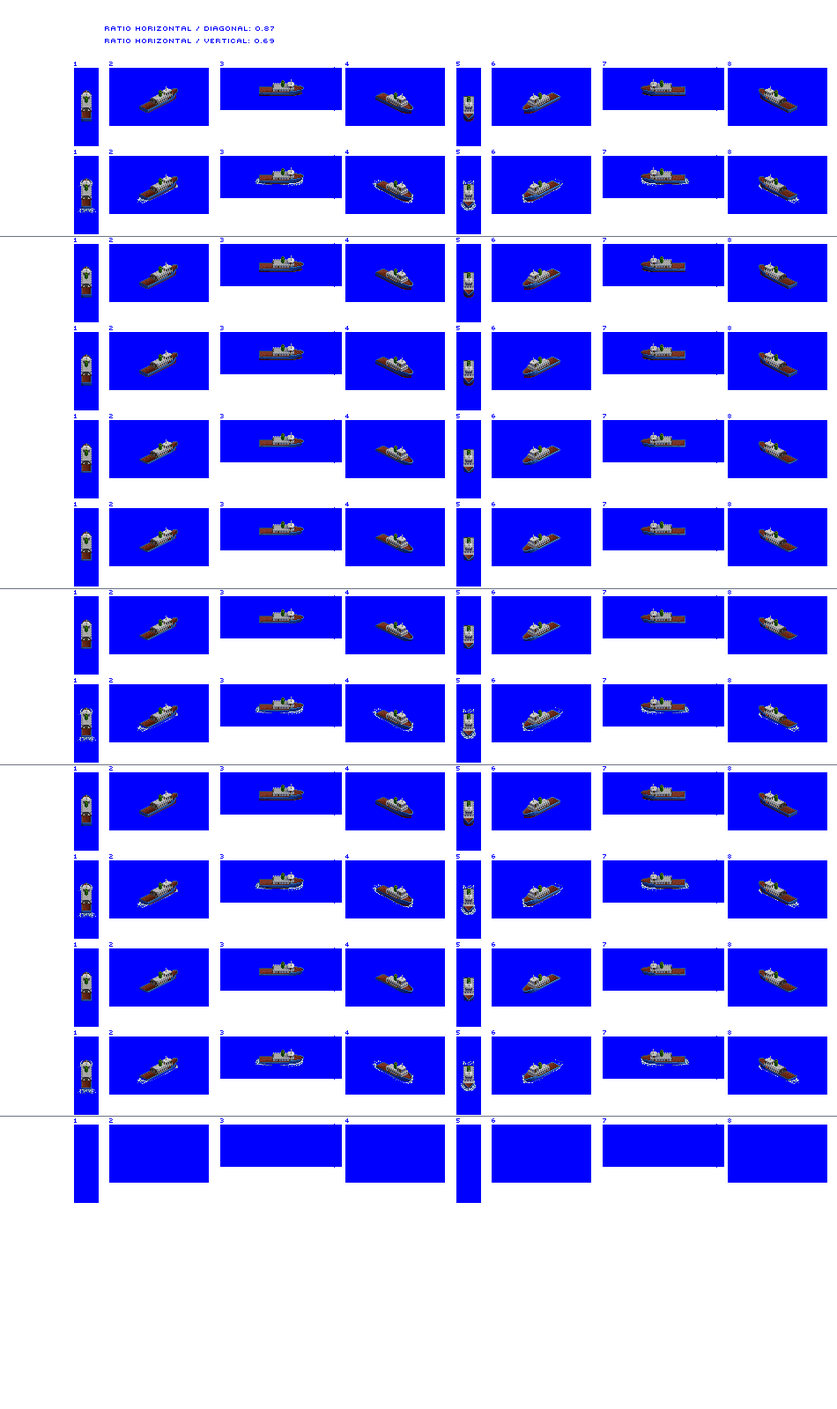
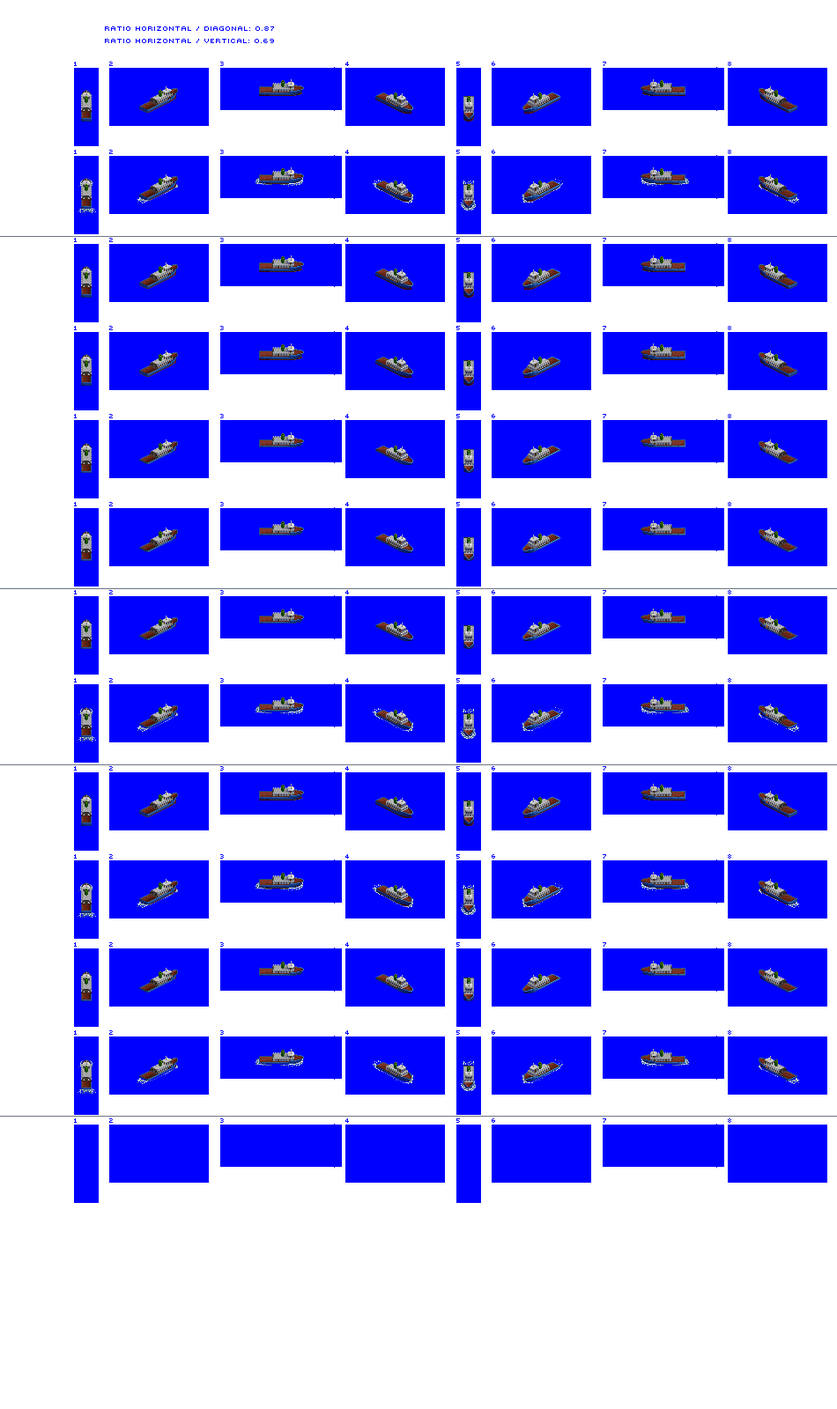
Before/after of a (837, 1409) layered artwork. What changed in the layer stack:
painted on "house" over [left=463, top=110, right=474, bottom=1084]
